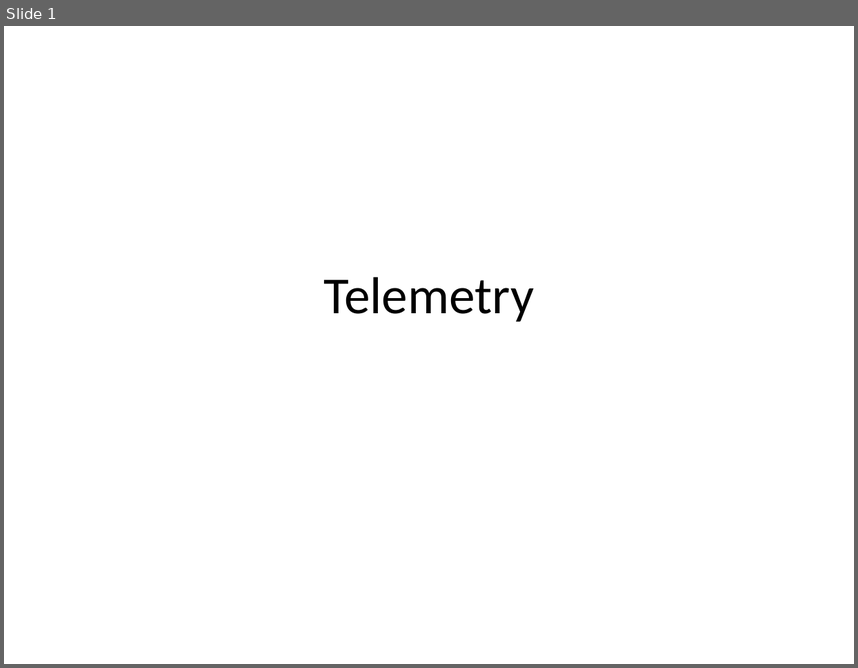
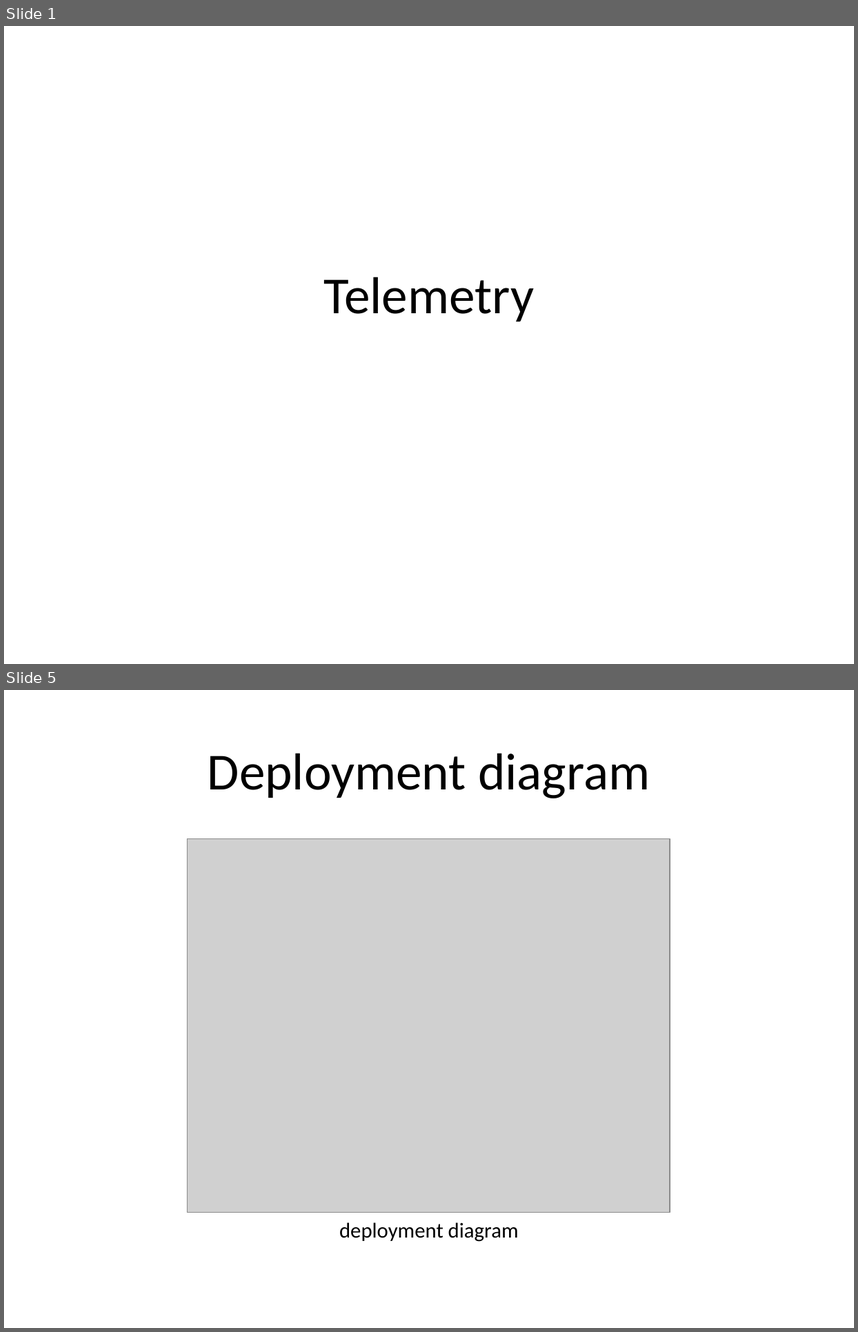
Before and after one commit to rhildred/INFO8985, a slide deck: telemetry/slides.pptx. Shown one above the other, each under a label of ours: slide 1 before the commit, slides 1 and 5 after it; the slides between them are not shown. The pictures are 858x668 and 858x1332 pixels, drawn with LibreOffice and Linux fonts; fonts in the diff are those of the drawing; grey boxes stand for pictures. Boxes give left, top, right and bottom in pixels: in the first picture for what was removed or moved away, otherwise in the second. Text is boxed around its words. In the diff, an @@ line names an element or a change of style, - is before the commit and + after.

Commit message:
deploy: 47692e5b7293545095eda128ab04eb583aee1d8e

```diff
--- a/telemetry/slides.pptx
+++ b/telemetry/slides.pptx
@@ slide 5 added at [4, 690, 854, 1328], background #FFFFFF @@
@@ title added at [208, 753, 650, 798], 44 pt, text #000000 @@
+Deployment diagram
@@ picture added at [187, 839, 670, 1212] @@
@@ text added at [339, 1222, 519, 1241], 18 pt, text #000000 @@
+deployment diagram
```
Also in this commit, not shown: 1 slide changed, 3 other slides added, 15 other files.
